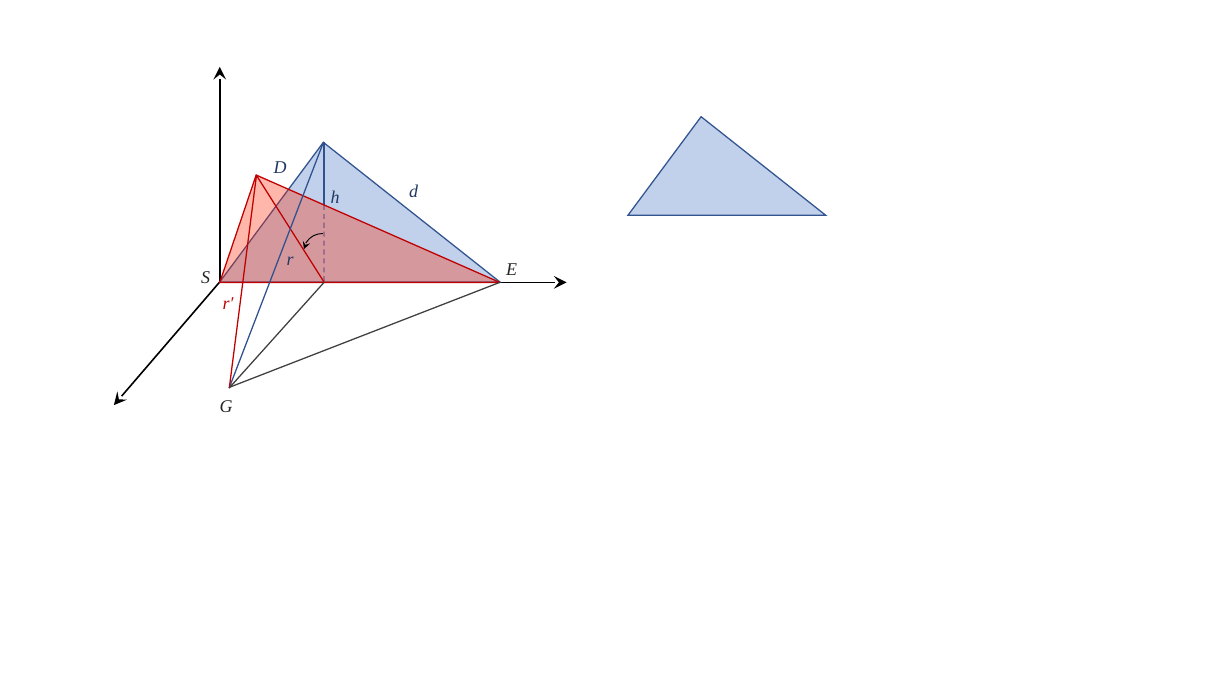
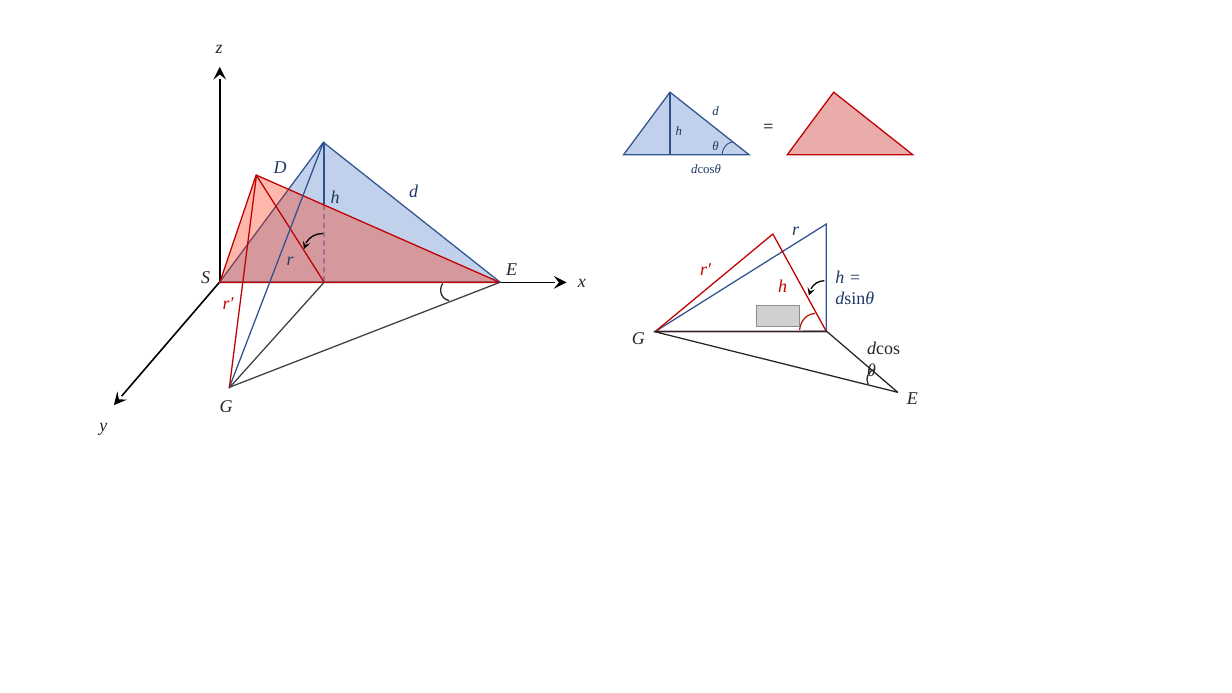
Before and after one commit to yenhsunlin/SNnuBDM2, a slide deck: slide 1 of doc/scheme.pptx. Drawn at 1232x693 pixels with LibreOffice and Linux fonts; fonts in the diff are those of the drawing; grey boxes stand for pictures; background and template pictures are left out. Boxes give left, top, right and bottom in pixels: in the first picture for what was removed or moved away, otherwise in the second. Text is boxed around its words. In the diff, an @@ line names an element or a change of style, - is before the commit and + after.

```diff
--- a/doc/scheme.pptx
+++ b/doc/scheme.pptx
@@ text added at <box>216,44,223,53</box>, 14 pt, text #262626, italic @@
+z
@@ triangle: place and size @@
-triangle at <box>628,116,826,215</box>
+triangle at <box>624,92,750,155</box>
@@ line added from (670, 92) to (670, 154), #2F528F 1 pt @@
@@ text added at <box>712,106,718,115</box>, 10 pt, text #203864, italic @@
+d
@@ text added at <box>754,110,784,141</box>, 14 pt, text #000000 @@
+=
@@ triangle added at <box>787,92,913,155</box>, fill #C00000 at 33% opacity, outline #C00000 1 pt @@
@@ text added at <box>676,126,682,135</box>, 10 pt, text #203864, italic @@
+h
@@ text added at <box>712,141,718,150</box>, 10 pt, text #203864, italic @@
+θ
@@ arc (boxed as its full ellipse) added at <box>722,142,744,170</box>, outline #2F528F 0.75 pt @@
@@ text added at <box>691,164,721,173</box>, 10 pt, text #203864 @@
+dcosθ
@@ right triangle added at <box>655,224,826,331</box>, outline #325491 1 pt @@
@@ triangle added at <box>655,234,826,331</box>, outline #C00000 1 pt @@
@@ text added at <box>792,226,799,235</box>, 14 pt, text #203864, italic @@
+r
@@ text added at <box>700,263,711,275</box>, 14 pt, text #C00000, italic @@
+r′
@@ arc (boxed as its full ellipse) added at <box>441,279,461,300</box>, outline #262626 1 pt @@
@@ text added at <box>578,278,586,287</box>, 14 pt, text #262626, italic @@
+x
@@ triangle added at <box>654,291,908,392</box>, outline #262626 1 pt @@
@@ text added at <box>778,279,787,292</box>, 14 pt, text #C00000, italic @@
+h
@@ arc (boxed as its full ellipse) added at <box>809,281,839,313</box>, outline #000000 1 pt @@
@@ text added at <box>835,270,874,304</box>, 14 pt, text #203864, italic @@
+h = dsinθ
@@ picture added at <box>756,306,799,326</box> @@
@@ arc (boxed as its full ellipse) added at <box>799,313,830,349</box>, outline #B21D09 1 pt @@
@@ text added at <box>632,332,645,344</box>, 14 pt, text #262626, italic @@
+G
@@ text added at <box>859,332,919,363</box>, 14 pt, text #262626 @@
+dcosθ
@@ arc (boxed as its full ellipse) added at <box>867,369,887,390</box>, outline #262626 1 pt @@
@@ text added at <box>907,392,918,404</box>, 14 pt, text #262626, italic @@
+E
@@ text added at <box>99,422,107,435</box>, 14 pt, text #262626, italic @@
+y
```
